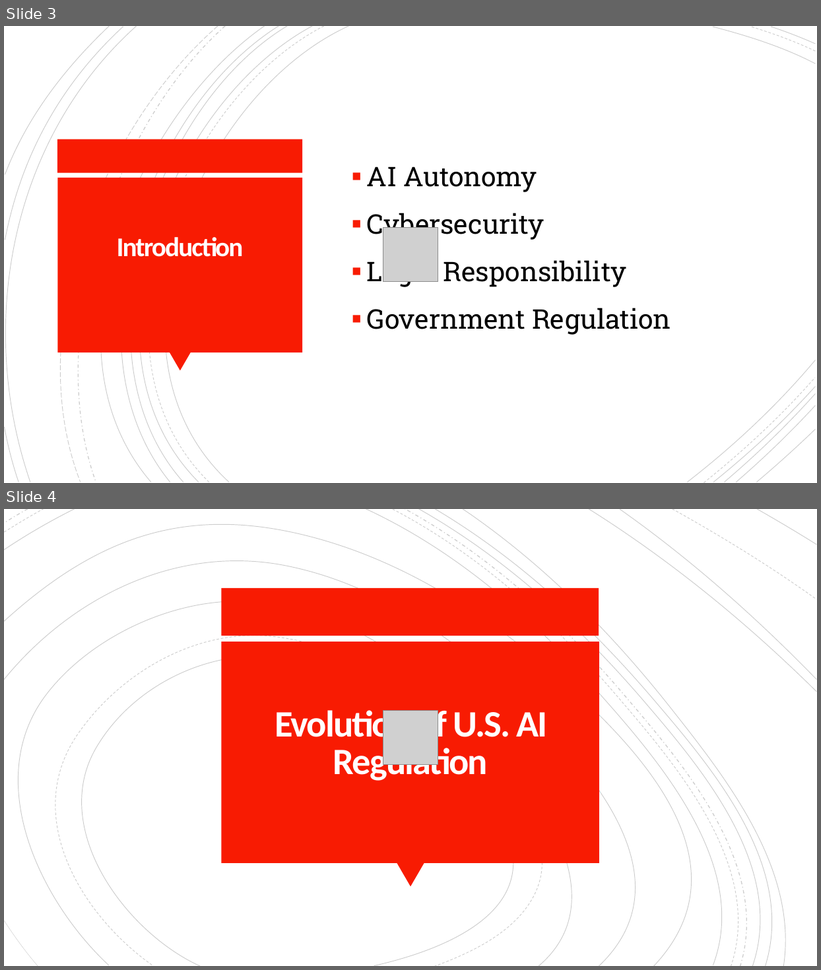
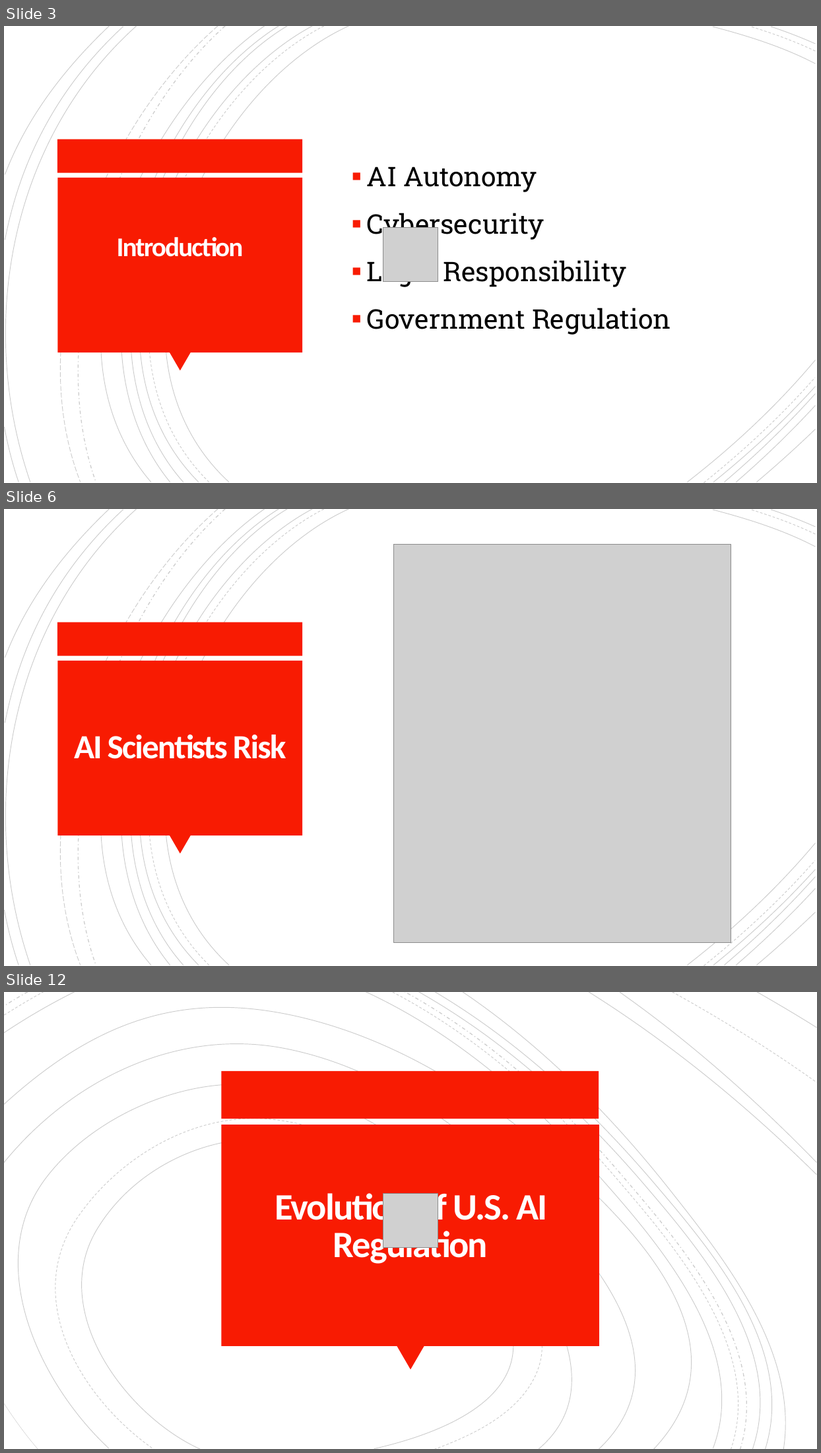
Before and after one commit to armitakia1/CEP146Project, a slide deck: video/AI Risks, accountability and Global Regulations.pptx. Shown one above the other, each under a label of ours: slides 3 and 4 before the commit, slides 3, 6 and 12 after it; the slides between them are not shown. The pictures are 821x970 and 821x1453 pixels, drawn with LibreOffice and Linux fonts; fonts in the diff are those of the drawing; grey boxes stand for pictures. Boxes give left, top, right and bottom in pixels: in the first picture for what was removed or moved away, otherwise in the second. Text is boxed around its words. In the diff, an @@ line names an element or a change of style, - is before the commit and + after.

```diff
--- a/video/AI Risks, accountability and Global Regulations.pptx
+++ b/video/AI Risks, accountability and Global Regulations.pptx
@@ slide 6 added at (4,509,817,966), background #FFFFFF; not listed: 24 template elements that a slide beside it also shows @@
@@ picture added at (394,545,731,943) @@
@@ title added at (74,735,286,759), 40 pt, text #FFFEFF, bold @@
+AI Scientists Risk
@@ what was slide 4 is now slide 12 @@
```
Also in this commit, not shown: 10 other slides added.
